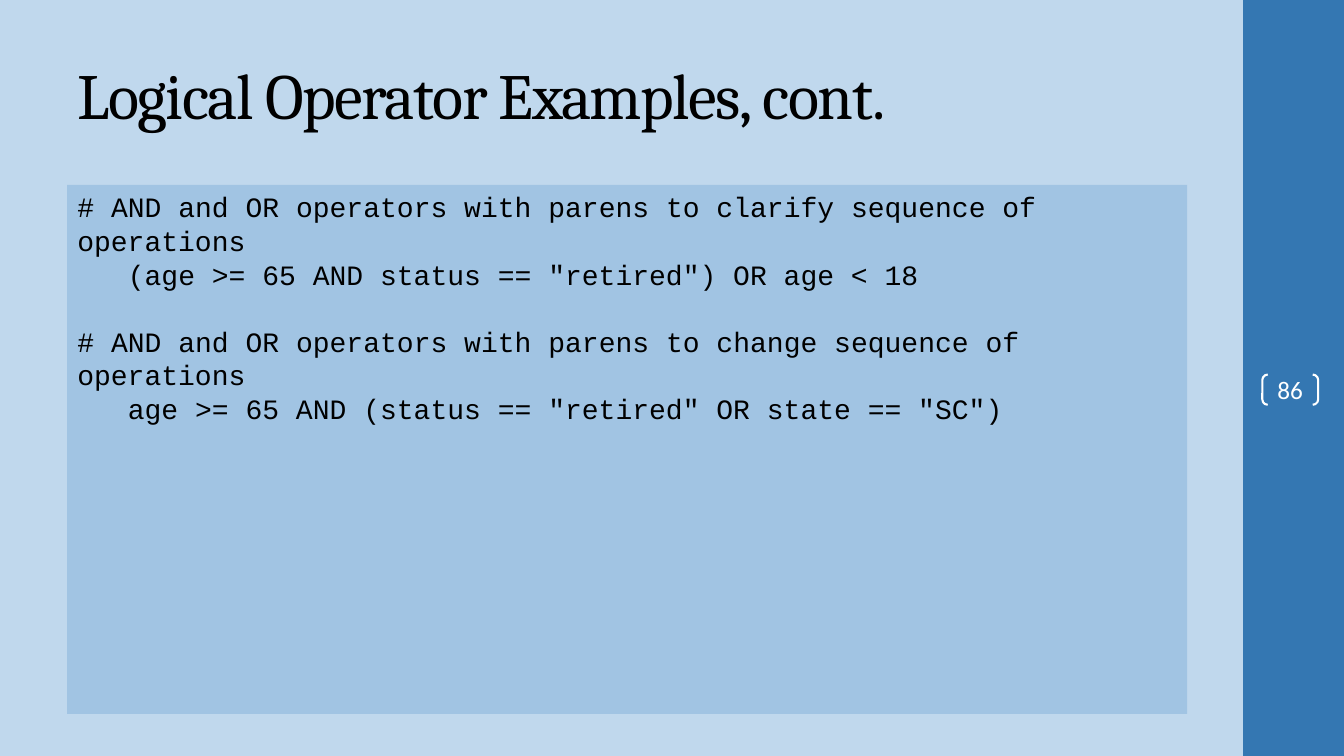
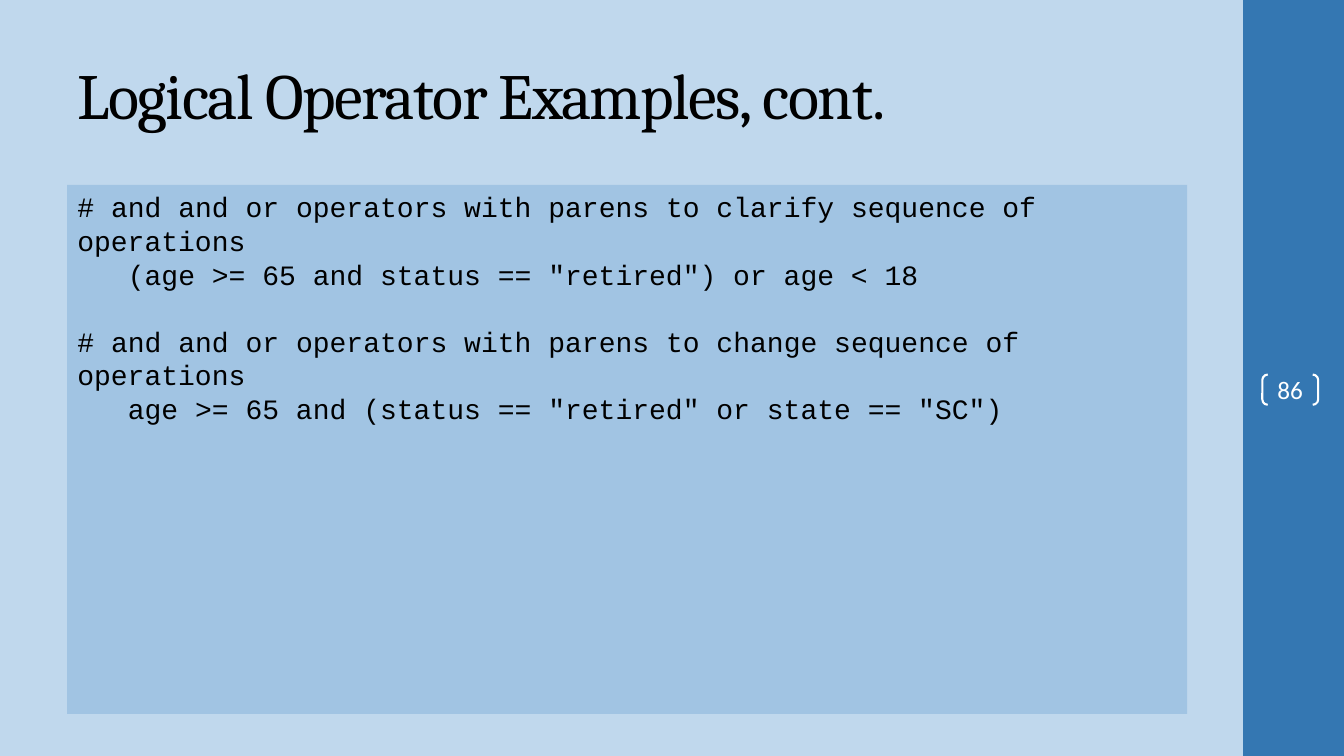
Before and after one commit to ProfSingletary/2023SpringNetworkScripting5Fridays, a slide deck: slide 86 of Day1.pptx. Drawn at 1344x756 pixels with LibreOffice and Linux fonts; fonts in the diff are those of the drawing; background and template pictures are left out. Boxes give left, top, right and bottom in pixels: in the first picture for what was removed or moved away, otherwise in the second. Text is boxed around its words. In the diff, an @@ line names an element or a change of style, - is before the commit and + after.

```diff
--- a/Day1.pptx
+++ b/Day1.pptx
@@ text at [77,198,1036,425]: text changed @@
-# AND and OR operators with parens to clarify sequence of operations
-(age >= 65 AND status == "retired") OR age < 18
-# AND and OR operators with parens to change sequence of operations
-age >= 65 AND (status == "retired" OR state == "SC")
+# and and or operators with parens to clarify sequence of operations
+(age >= 65 and status == "retired") or age < 18
+# and and or operators with parens to change sequence of operations
+age >= 65 and (status == "retired" or state == "SC")
```
Also in this commit, not shown: 14 other slides changed, 2 other files.
